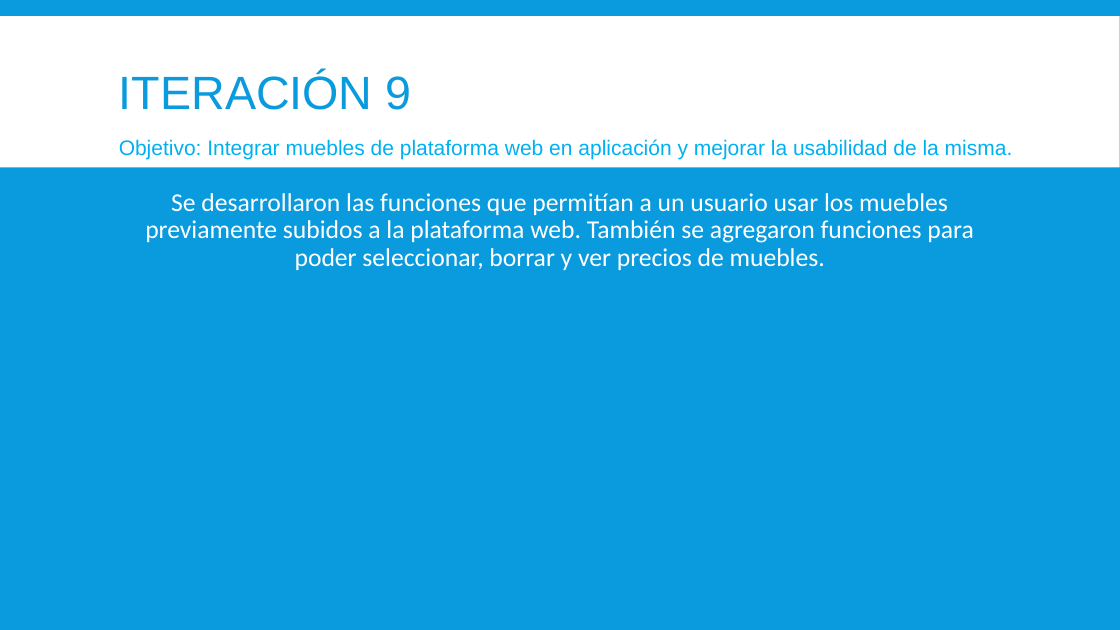
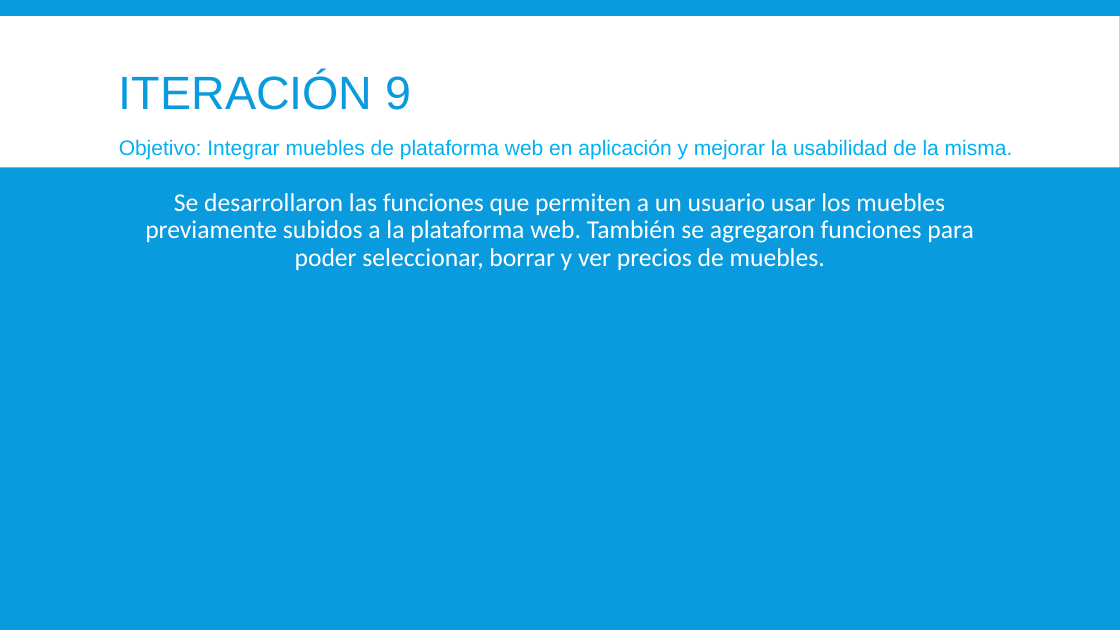
Before and after one commit to Steven0110/TT2018-A002, a slide deck: slide 17 of PRESENTACIONTTII.pptx. Drawn at 1120x630 pixels with LibreOffice and Linux fonts; fonts in the diff are those of the drawing. Boxes give left, top, right and bottom in pixels: in the first picture for what was removed or moved away, otherwise in the second. Text is boxed around its words. In the diff, an @@ line names an element or a change of style, - is before the commit and + after.

```diff
--- a/PRESENTACIONTTII.pptx
+++ b/PRESENTACIONTTII.pptx
@@ text at bbox=[145, 193, 973, 270]: text changed @@
-Se desarrollaron las funciones que permitían a un usuario usar los muebles previamente subidos a la plataforma web. También se agregaron funciones para poder seleccionar, borrar y ver precios de muebles.
+Se desarrollaron las funciones que permiten a un usuario usar los muebles previamente subidos a la plataforma web. También se agregaron funciones para poder seleccionar, borrar y ver precios de muebles.
```
Also in this commit, not shown: 2 other slides changed, 7 other files.
